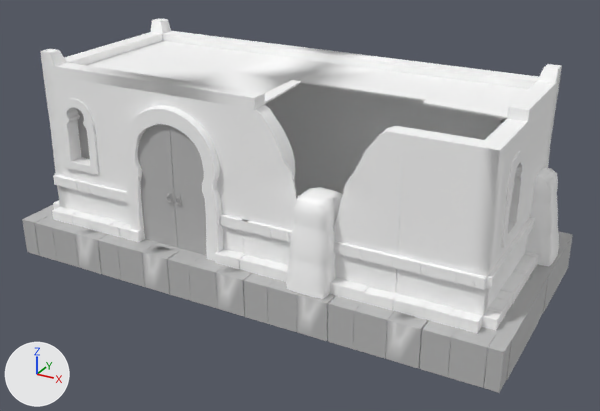
The FBX model Orisha-Unity/Assets/Graph/Environment/City/houss/Houss_07.fbx: old version first, new version second.
Before and after are seen from a 50 mm lens placed at (9.96, -17.68, 10.52), pointed at (0.39, -0.28, 1.81). Every picture has the same lights, and +X, +Y and +Z are marked at lower left. Where no turn or scale is listed for an object, it has been applied to the vertices. Vertices at the same position are counted once.

The first picture shows 'Houss_07'.
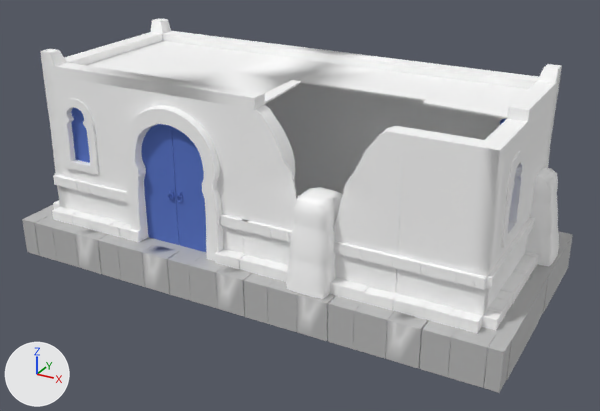
Location of each change, (x1, y1, x2, y2) in pixels of the pictures (600 x 411 px; the box of a moved part takes in the faces that stretch with it):
part 1 of me_mesh, moved or reshaped
    before: (176, 193, 181, 207)
    after: (178, 190, 183, 205)
part 2 of me_mesh, moved or reshaped
    before: (167, 191, 172, 205)
    after: (169, 188, 174, 202)
part 3 of me_mesh, moved or reshaped
    before: (138, 124, 207, 255)
    after: (141, 124, 206, 252)
part 4 of me_mesh, moved or reshaped (not visible afterwards)
    before: (78, 109, 90, 157)
part 5 of me_mesh, moved or reshaped (not visible before)
    after: (73, 108, 90, 161)
part 6 of me_mesh, moved or reshaped
    before: (77, 109, 90, 159)
    after: (71, 108, 90, 163)

Patch to the scene script:
```diff
--- a/Orisha-Unity/Assets/Graph/Environment/City/houss/Houss_07.fbx.py
+++ b/Orisha-Unity/Assets/Graph/Environment/City/houss/Houss_07.fbx.py
@@ mat_blinn1 @@
+mat_blinn1 = principled_material('blinn1')
+mat_blinn1.base_color = (0.0893, 0.168, 0.573)  # blue #5472c7
+mat_blinn1.roughness = 0.749
@@ me_mesh @@
 me_mesh.from_pydata(...)  # 6098 vertices, 4732 faces; spans x -6.72..6.72, y -3.15..3.15, z 0.0..5.59
 # used by ob_houss_07; location = (0.0, 0.0, 0.0)
-me_mesh.materials.append(mat_lambert14)  # grey #bcbcbc
-me_mesh.materials.append(mat_lambert1)  # grey #bcbcbc
+# me_mesh part 1: the loose piece of 38 vertices spanning x -1.88..-1.75, y -2.52..-2.49, z 2.16..2.55 is moved by (-0.05, 0.13, 0.01), in mat_blinn1 (blue #5472c7)
+# me_mesh part 2: the loose piece of 38 vertices spanning x -2.16..-2.02, y -2.52..-2.49, z 2.16..2.55 is moved by (-0.05, 0.13, 0.01), in mat_blinn1 (blue #5472c7)
+# me_mesh part 3: the loose piece of 18 vertices spanning x -3.07..-0.82, y -2.5..-2.49, z 0.97..4.31 is moved by (-0.05, 0.13, 0.01), in mat_blinn1 (blue #5472c7)
+# me_mesh part 4: the loose piece of 4 vertices spanning x -5.39..-4.58, y -2.07, z 2.66..4.33 is moved by (0.01, -0.21, -0.01), in mat_blinn1 (blue #5472c7)
+# me_mesh part 5: the loose piece of 4 vertices spanning x -5.39..-4.58, y -2.06, z 2.66..4.33 is moved by (0.01, -0.24, -0.01), in mat_blinn1 (blue #5472c7)
+# me_mesh part 6: the loose piece of 114 vertices spanning x -5.35..-4.6, y -2.1..-2.04, z 2.7..4.34 is moved by (0.01, -0.22, -0.01), in mat_blinn1 (blue #5472c7)
 me_mesh.materials.append(mat_pasted__lambert3)
@@ me_mesh @@
 me_mesh.materials.append(mat_chape_initialshadinggroup4)
+me_mesh.materials.append(mat_blinn1)  # blue #5472c7
```
